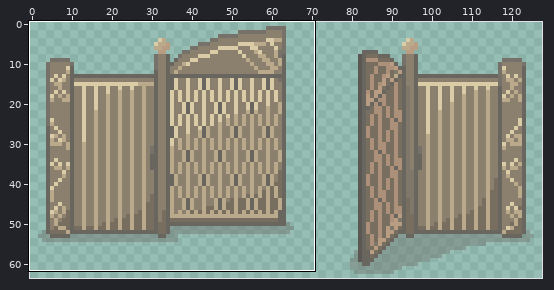
Sprite sheet: Meow_project/Assets/MMG_Art/Rich/good house gate5.png. The first picture is a wide view before the edit; the outline marks the close-up.
Close-up. Before:
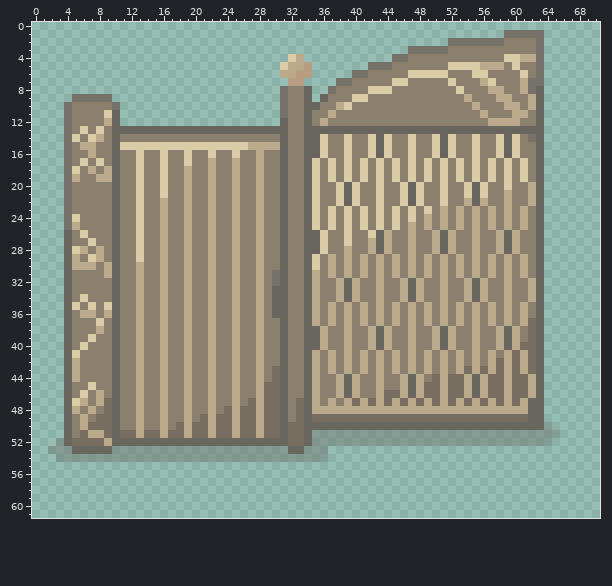
The file is 128x64 pixels. Shown: x 0..70, y 0..61. The commit also changed other parts of the picture, which this record leaves out.
New version:
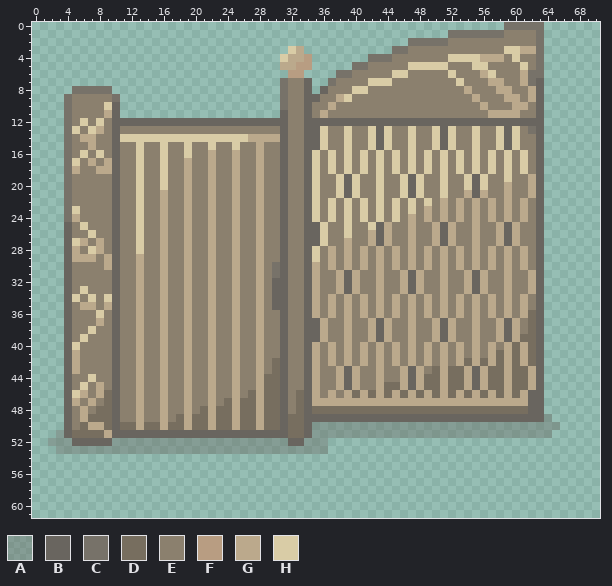
Palette (. is transparent): A #69655f5e  B #69655f  C #777269  D #776e5f  E #8b806e  F #b89d82  G #bba98c  H #d9cca6
From old to new:
Changed rows in their new state; - is an unchanged pixel.
first column x 2:
 0 ---------------------------------------------------------CCCCC--
 1 --------------------------------------------------CCCCCCCEEEE---
 2 ---------------------------------------------CCCCCEEEEEEE-------
 3 ------------------------------HG-----------CCEEEEE-------HHGG---
 4 -----------------------------HG-F-------CCCEE-----HHHHGGGE-EE---
 5 -----------------------------G-F------CCEEE--HHHHHEEE-HEE-EH----
 6 -----------------------------.F-.---CCEE---HHEEEEEH--EGH---GC---
 7 -----------------------------CEEB--CEE--HHHEE-----EH--EGG----B--
 8 ---CCCCC--------------------------BE--HHEEE--------EG--E-G-EG---
 9 --CEEEEEC------------------------BE-GHEE------------EG--E-G-----
10 -------HB------------------------E-GEE---------------EG--E-GE---
11 -------G---------------------B----GE------------------EGGG-E----
12 ----H-HE-BBBBBBBBBBBBBBBBBBBB----BBBBBBBBBBBBBBBBBBBBBBBBBBBB---
13 ---HEHG--EEEEEEEEEEEEEEEEEEEE-----HEEHEEH-HEEHEEH-HEEHEEH-HEC---
14 ---EGGE--HHHHHHHHHHHHHHHHGGGG-------------------------------E---
15 ----E----EE-EE-EE-EE-EE-EE-EE-----------------------------------
16 ----HEH-------------G--G---------HEH---HEHEH---HEHEH---HEHEH----
17 ---HEGEG---------G----------------------------------------------
18 ---G-EG---------------------------------------------------------
19 ---E--EE---------------------------EHBHE---EHBHE---EHBHE---EG---
20 ---------------------------------------------------------G------
21 --------------G-------------------------------------G-G---------
22 -----------------------------------HEHEH---HEHEH-G-GEGEG---GE---
23 ---H-------------------------------------------G----------------
24 ---G-----------------------------------------G------------------
25 --BEH----------------------------BHE---EHBGE---EGBGE---EGBGE----
26 ----EH----------------------------------G-----------------------
27 ---HGEG------------------------------G--------------------------
28 ---GEH---------------------------HEG---GEGEG---GEGEG---GEGEG----
29 ----GGEG---G----------------------------------------------------
30 ---EEE----------------------C----G------------------------------
31 -------E---------------------------EGBGE---EGBGE---EGBGE---EG---
32 ----------------------------B-----------------------------------
33 ----H-----------------------------------------------------------
34 ---HEH-H---------------------------GEGEG---GEGEG---GEGEG---GE---
35 ---EGG-G--------------------------------------------------------
36 ----EEHE--------------------E-------------------------------D---
37 ------G--------------------------BGE---EGBGE---EGBGE---EGBGE----
38 -----HE---------------------------------------------------------
39 ----HE-----------------------------------------------------D----
40 ---HE----------------------------GEG---GEGEG---GEGEG---GEGDG----
41 ---G----------------------------------------------------D-------
42 ----------------------------D-----------------------D-D---------
43 -----------------------------------EGBGE---EGBGED-DDGBGD---DG---
44 ---E-H---------------------D-------------------D----------------
45 ----HEG-----------------------------------DD--------------------
46 ---HG--D-----------------D-----D---GEGDGD--GDGDG---GDGDG---GB---
47 ---GEGE---------------D-D---------G-G-G-G-G-G-G-G-G-G-G-G-G-----
48 ---EGED------------D-D-----------DDDDDDDDDDDDDDDDDDDDDDDDDDD----
49 -----D----------D-D-----------D--BBBBBBBBBBBBBBBBBBBBBBBBBBB--A-
50 ----DGG--DD-DD-D-----------------AAAAAAAAAAAAAAAAAAAAAAAAAAAAA-A
51 -A-D-DDG-BBBBBBBBBBBBBBBBBBBB----------------------------------.
52 A-ABBBBBAAAAAAAAAAAAAAAAAAAAAABBA--............................-
53 .--AAAAA----------------------AA--------------------------------
54 -..................................-----------------------------
